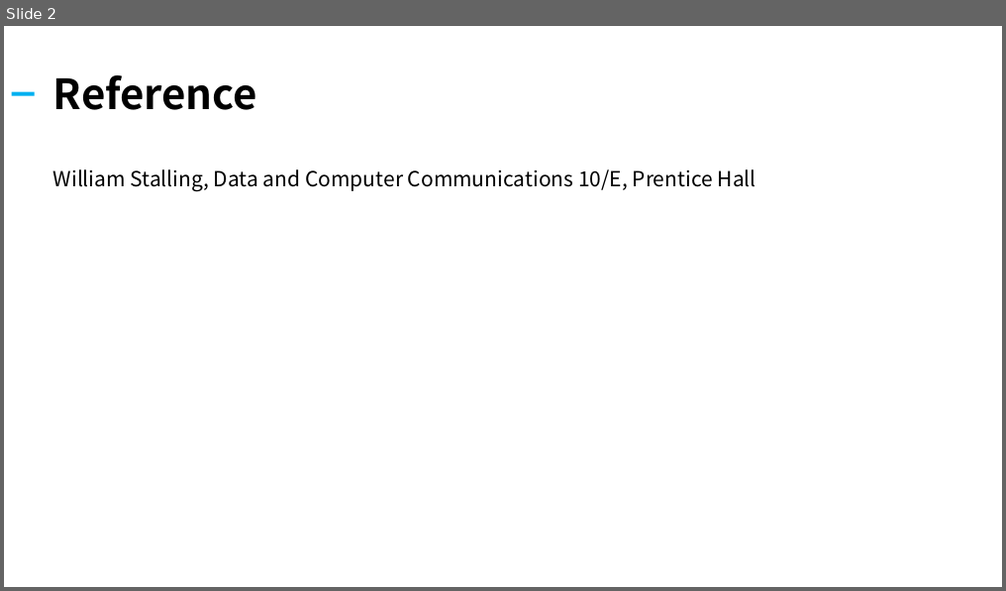
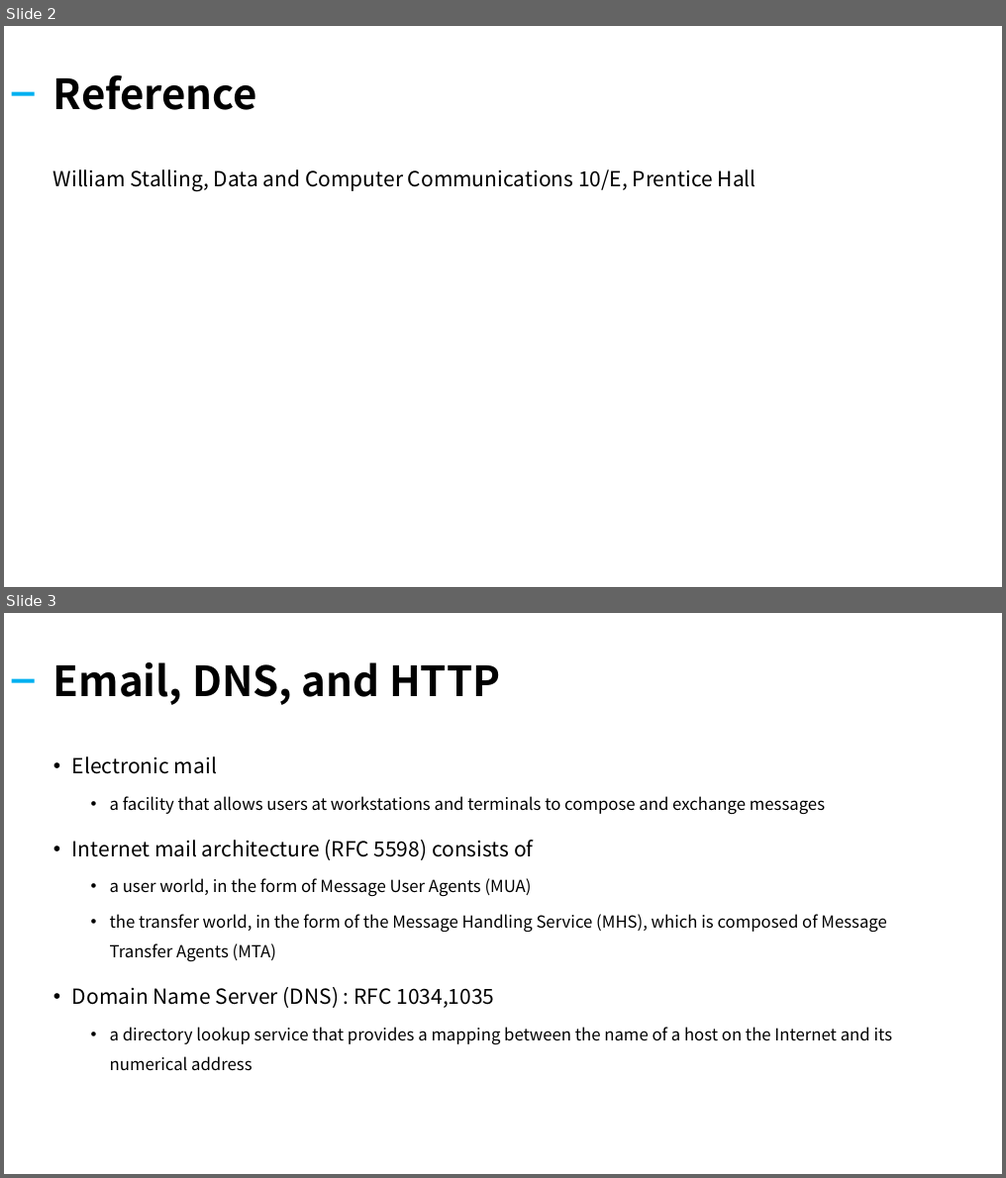
Before and after one commit to kiku99/AWS, a slide deck: Network/12. Network Internet Application.pptx. Shown one above the other, each under a label of ours: slide 2 before the commit, slides 2 and 3 after it. The pictures are 1006x591 and 1006x1178 pixels, drawn with LibreOffice and Linux fonts; fonts in the diff are those of the drawing. Boxes give left, top, right and bottom in pixels: in the first picture for what was removed or moved away, otherwise in the second. Text is boxed around its words. In the diff, an @@ line names an element or a change of style, - is before the commit and + after.

```diff
--- a/Network/12. Network Internet Application.pptx
+++ b/Network/12. Network Internet Application.pptx
@@ slide 3 added at (4,613,1002,1174), background #FFFFFF @@
@@ title added at (54,663,500,705), 40 pt, text #000000, bold @@
+Email, DNS, and HTTP
@@ rectangle added at (12,679,35,682), fill #00B0F0 @@
@@ text added at (72,757,893,1071), 16 pt, text #000000 @@
+• Electronic mail
+  • a facility that allows users at workstations and terminals to compose and exchange messages
+• Internet mail architecture (RFC 5598) consists of
+  • a user world, in the form of Message User Agents (MUA)
+  • the transfer world, in the form of the Message Handling Service (MHS), which is composed of Message Transfer Agents (MTA)
+• Domain Name Server (DNS) : RFC 1034,1035
+  • a directory lookup service that provides a mapping between the name of a host on the Internet and its numerical address
```
Also in this commit, not shown: 1 slide changed, 20 other slides added, 20 slides removed, 1 other file.
